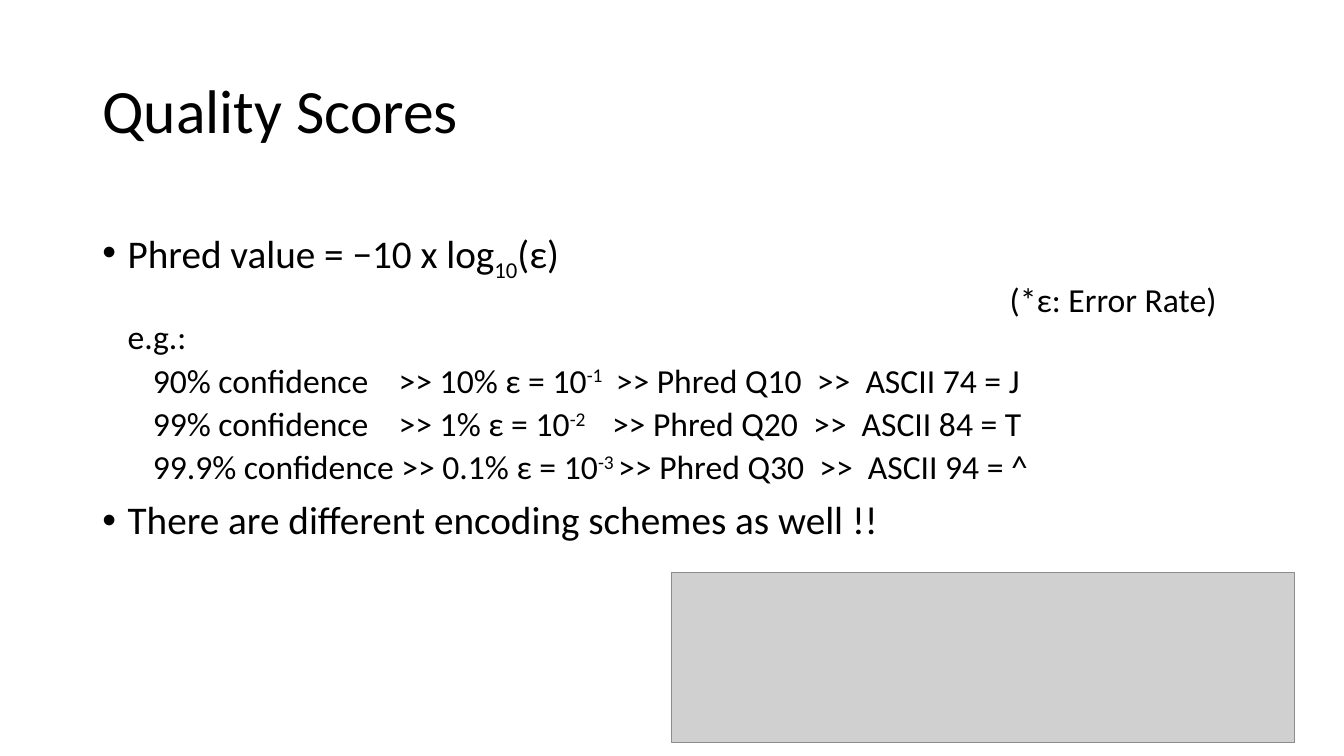
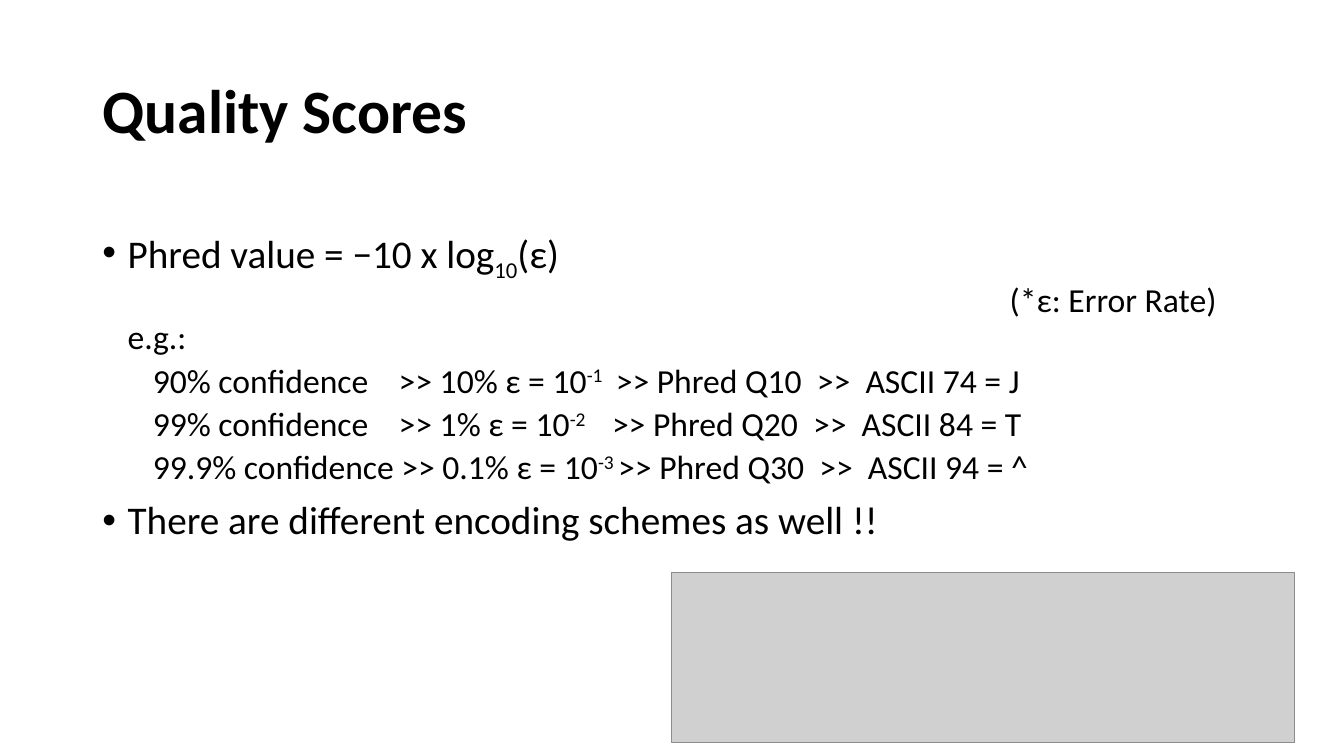
Before and after one commit to berkgurdamar/EJP-RD-Istanbul-Workshop, a slide deck: slide 17 of Presentations/0.WES_terminology_formats.pptx (slide 16 before the commit). Drawn at 1344x756 pixels with LibreOffice and Linux fonts; fonts in the diff are those of the drawing; grey boxes stand for pictures. Boxes give left, top, right and bottom in pixels: in the first picture for what was removed or moved away, otherwise in the second. Text is boxed around its words. In the diff, an @@ line names an element or a change of style, - is before the commit and + after.

```diff
--- a/Presentations/0.WES_terminology_formats.pptx
+++ b/Presentations/0.WES_terminology_formats.pptx
@@ title "Quality Scores" at (102,89,467,143): bold on @@
```
Also in this commit, not shown: 1 other slide changed, 1 slide added.
